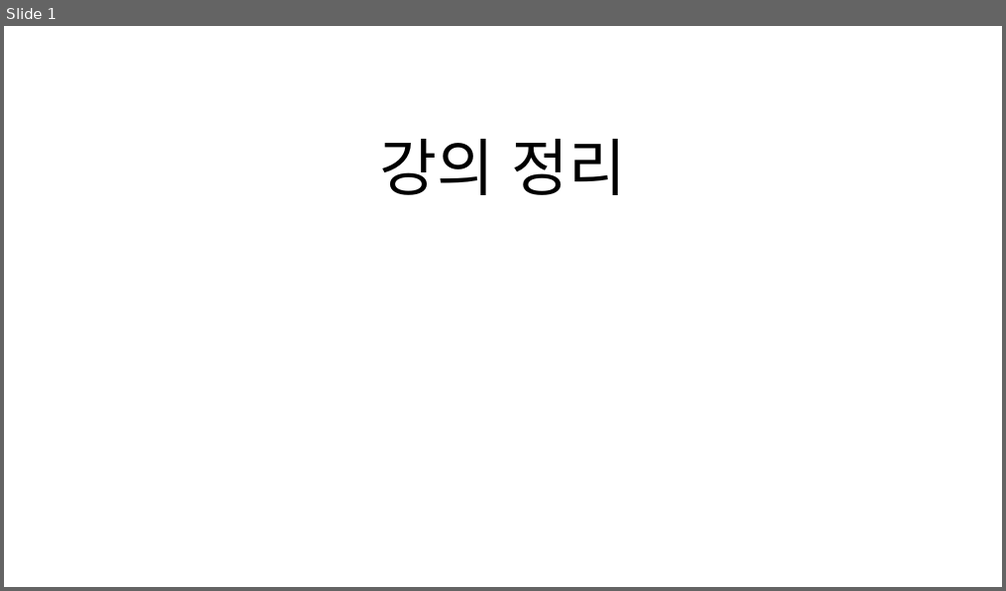
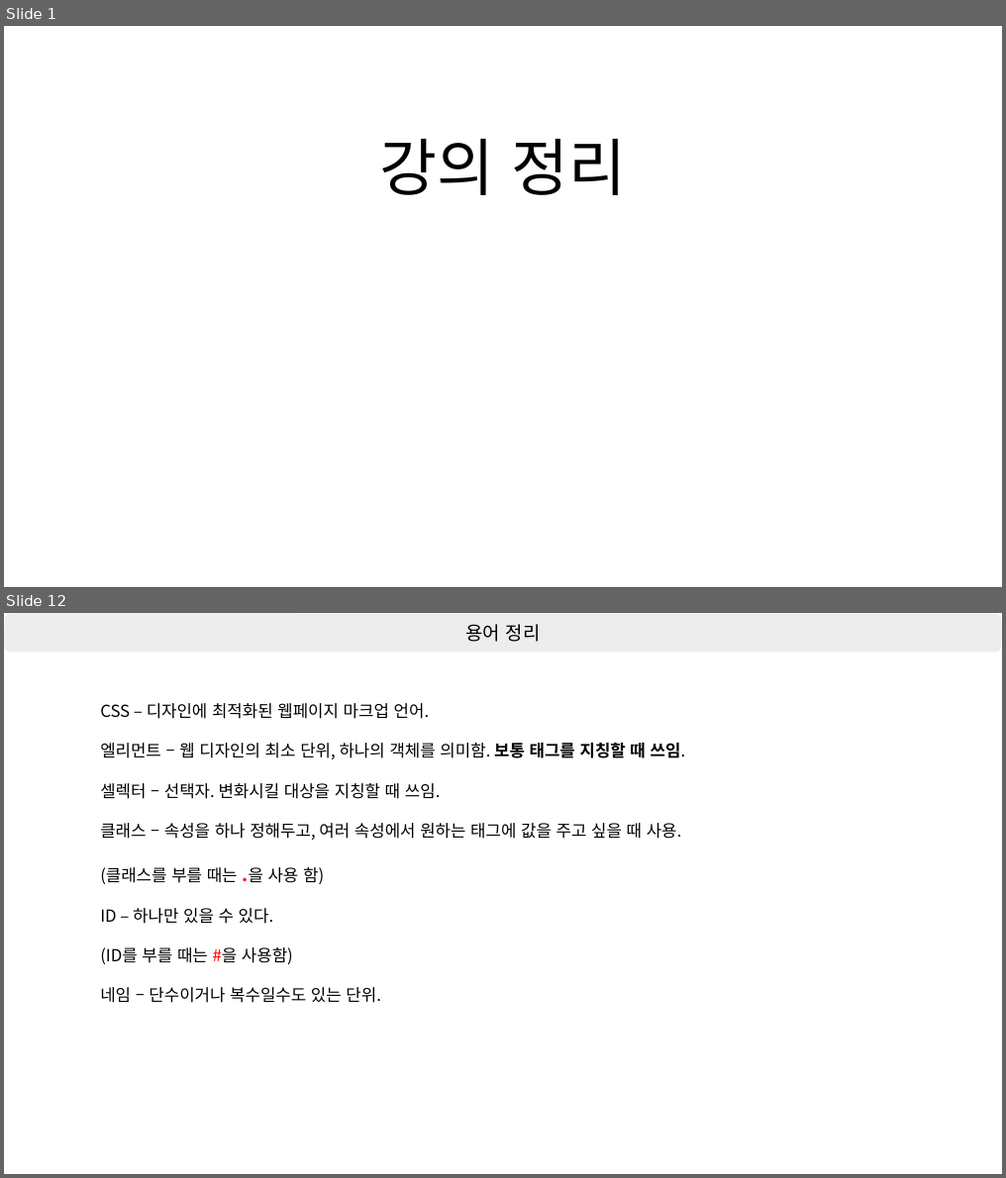
Before and after one commit to shchoichoko/web, a slide deck: Day2/강의 정리.pptx. Shown one above the other, each under a label of ours: slide 1 before the commit, slides 1 and 12 after it; the slides between them are not shown. The pictures are 1006x591 and 1006x1178 pixels, drawn with LibreOffice and Linux fonts; fonts in the diff are those of the drawing. Boxes give left, top, right and bottom in pixels: in the first picture for what was removed or moved away, otherwise in the second. Text is boxed around its words. In the diff, an @@ line names an element or a change of style, - is before the commit and + after.

Commit message:
CSS 및 GITHUB PAGE 내용 정리

```diff
--- a/Day2/강의 정리.pptx
+++ b/Day2/강의 정리.pptx
@@ slide 12 added at bbox=[4, 613, 1002, 1174], background #FFFFFF @@
@@ rounded rectangle added at bbox=[4, 613, 1002, 653], fill #EDEDED, outline #FFFFFF 1 pt, 18 pt, text #000000 @@
+용어 정리
@@ text added at bbox=[100, 703, 686, 1003], 16 pt, text #000000 @@
+CSS – 디자인에 최적화된 웹페이지 마크업 언어.
+엘리먼트 – 웹 디자인의 최소 단위, 하나의 객체를 의미함. 보통 태그를 지칭할 때 쓰임.
+셀렉터 – 선택자. 변화시킬 대상을 지칭할 때 쓰임.
+클래스 – 속성을 하나 정해두고, 여러 속성에서 원하는 태그에 값을 주고 싶을 때 사용.
+(클래스를 부를 때는 .을 사용 함)
+ID – 하나만 있을 수 있다.
+(ID를 부를 때는 #을 사용함)
+네임 – 단수이거나 복수일수도 있는 단위.
```
Also in this commit, not shown: 2 slides changed, 12 other slides added, 7 slides removed.
